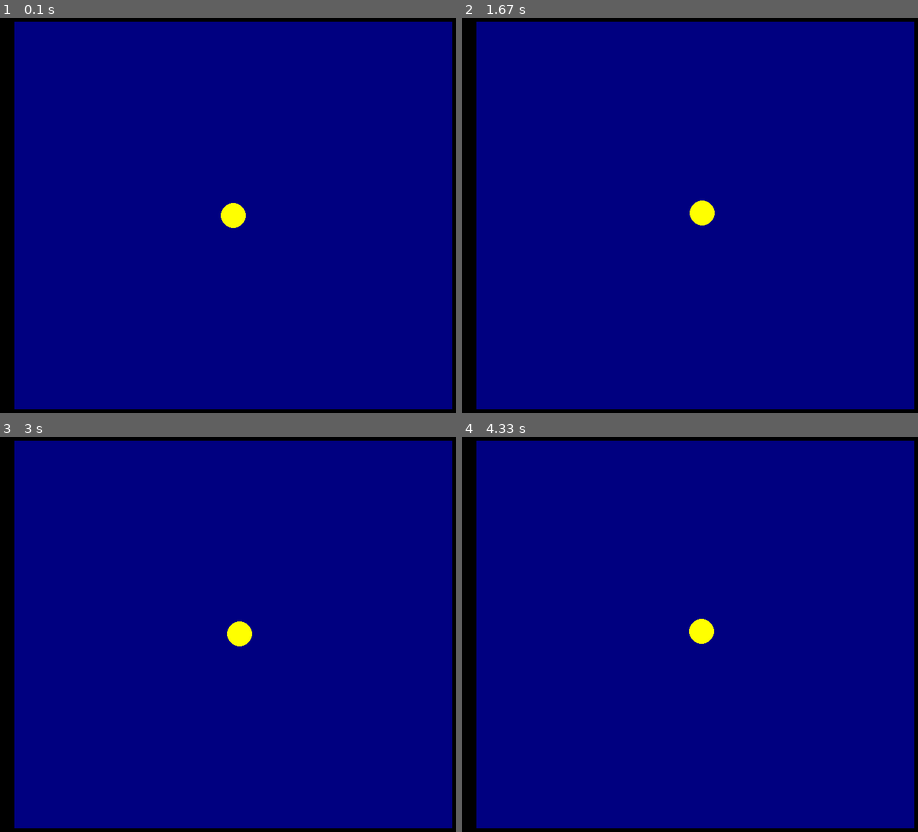
Above: before the commit, frames 1-4 (two rows, left to right).
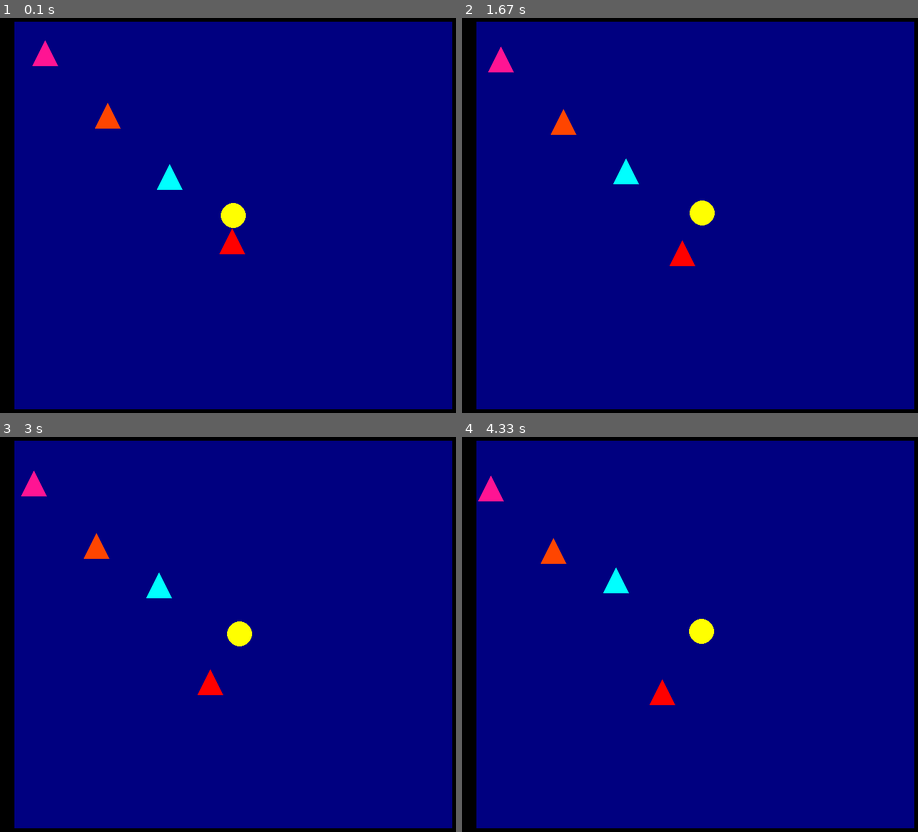
Above: after the commit, the same moments.

Repository: deinol18/pacmanJeff
Game: pygame game, started from prueba 2.py
Same seed, same stepped clock (60 frames per second), same inputs: the game is played once before the commit and once after it.
Inputs:
- Up to frame 1 (0.1 s): no input
- Up to frame 2 (1.67 s): hold M 0.33-0.8 s; hold Right 0.33-0.8 s; hold Right 0.83-1.3 s; hold Up 1.33-1.63 s
- Up to frame 3 (3 s): hold Right 1.67-2.13 s; hold Left 2.17-2.7 s; hold Down from 2.73 s (still down)
- Up to frame 4 (4.33 s): release Down at 3.03 s; hold Left 3.07-3.47 s; hold Up 3.5-3.87 s; hold Right from 3.9 s (still down)

The runs differ from the first frame. In frame 1, 0.7% of the frame differs, in the area x 7-54%, y 5-60%; in frame 2, 0.7%; in frame 3, 0.7%; in frame 4, 0.7%.

Commit message:
Clase fantasmas

Diff:
--- a/prueba 2.py
+++ b/prueba 2.py
@@ -1,6 +1,6 @@
 import pygame
+import random
 
-#MatGame =
 ANCHO_VENTANA = 800
 ALTO_VENTANA = 720
 
@@ -29,18 +29,6 @@
         if teclas[pygame.K_RIGHT]:
             x_siguiente += self.velocidad
 
-
-        # Verificar colisión con los bordes de la ventana
-
-        if x_siguiente - self.radio < 0:
-            x_siguiente = self.radio
-        if x_siguiente + self.radio > ANCHO_VENTANA:
-            x_siguiente = ANCHO_VENTANA - self.radio
-        if y_siguiente - self.radio < 0:
-            y_siguiente = self.radio
-        if y_siguiente + self.radio > ALTO_VENTANA:
-            y_siguiente = ALTO_VENTANA - self.radio
-
         for objeto in objetos_negros:
             if self.colisiona_con_objeto(x_siguiente, y_siguiente, objeto):
                 return
@@ -54,12 +42,34 @@
             x + self.radio > objeto[0] and
             x - self.radio < objeto[0] + objeto[2] and
             y + self.radio > objeto[1] and
-            y - self.radio < objeto[1] + objeto[3]
-        )
+            y - self.radio < objeto[1] + objeto[3])
 
     def dibujar(self):
         pygame.draw.circle(self.ventana, (255, 255, 0), (int(self.x), int(self.y)), self.radio)
 
+class Fantasma:
+    def __init__(self, x, y, velocidad, ANCHO_VENTANA, ALTO_VENTANA, color):
+        self.x, self.y = x, y
+        self.velocidad = velocidad
+        self.direccion_x, self.direccion_y = random.choice([-1, 1]), random.choice([-1, 1])
+        self.ANCHO_VENTANA, self.ALTO_VENTANA = ANCHO_VENTANA, ALTO_VENTANA
+        self.color = color
+
+
+    def mover_continuamente(self):
+        self.x += self.direccion_x * self.velocidad
+        self.y += self.direccion_y * self.velocidad
+
+        if self.x < 0 or self.x > self.ANCHO_VENTANA:
+            self.direccion_x = -self.direccion_x
+        if self.y < 0 or self.y > self.ALTO_VENTANA:
+            self.direccion_y = -self.direccion_y
+
+fantasmas = [
+    Fantasma(x=100, y=100, velocidad=0.1, ANCHO_VENTANA=ANCHO_VENTANA, ALTO_VENTANA=ALTO_VENTANA, color=(255, 20, 147)),  # Rosa
+    Fantasma(x=200, y=200, velocidad=0.1, ANCHO_VENTANA=ANCHO_VENTANA, ALTO_VENTANA=ALTO_VENTANA, color=(255, 69, 0)),  # Naranja
+    Fantasma(x=300, y=300, velocidad=0.1, ANCHO_VENTANA=ANCHO_VENTANA, ALTO_VENTANA=ALTO_VENTANA, color=(0, 255, 255)),  # Cian
+    Fantasma(x=400, y=400, velocidad=0.2, ANCHO_VENTANA=ANCHO_VENTANA, ALTO_VENTANA=ALTO_VENTANA, color=(255, 0, 0))]  # Rojo
 
 class Juego:
     def __init__(self, ancho, alto):
@@ -80,6 +90,7 @@
                 print()
             self.imprimir_una_vez = False  # Restablecer la variable
 
+
     def ejecutar(self):
         objetos_negros = [(0, 0, 800, 50), (0, 670, 800, 50), (0, 0, 50, 720), (750, 0, 50, 720)]
 
@@ -95,7 +106,7 @@
 
             if teclas[pygame.K_m] and not self.tecla_m_presionada:
                 self.imprimir_matriz()
-                print(f"Posición de la bola: ({int(bola.x)}, {int(bola.y)})")
+                print(f"Posición de la bola: ({int(bola.x/20)}, {int(bola.y/20)})")
                 self.tecla_m_presionada = True
             elif not teclas[pygame.K_m]:
                 self.tecla_m_presionada = False
@@ -110,6 +121,12 @@
 
             bola.dibujar()
 
+            for fantasma in fantasmas:
+                fantasma.mover_continuamente()
+
+            for fantasma in fantasmas:
+                pygame.draw.polygon(self.ventana, fantasma.color, [(fantasma.x, fantasma.y - 20), (fantasma.x - 20, fantasma.y + 20), (fantasma.x + 20, fantasma.y + 20)])
+
             pygame.display.update()
 
 if __name__ == "__main__":
